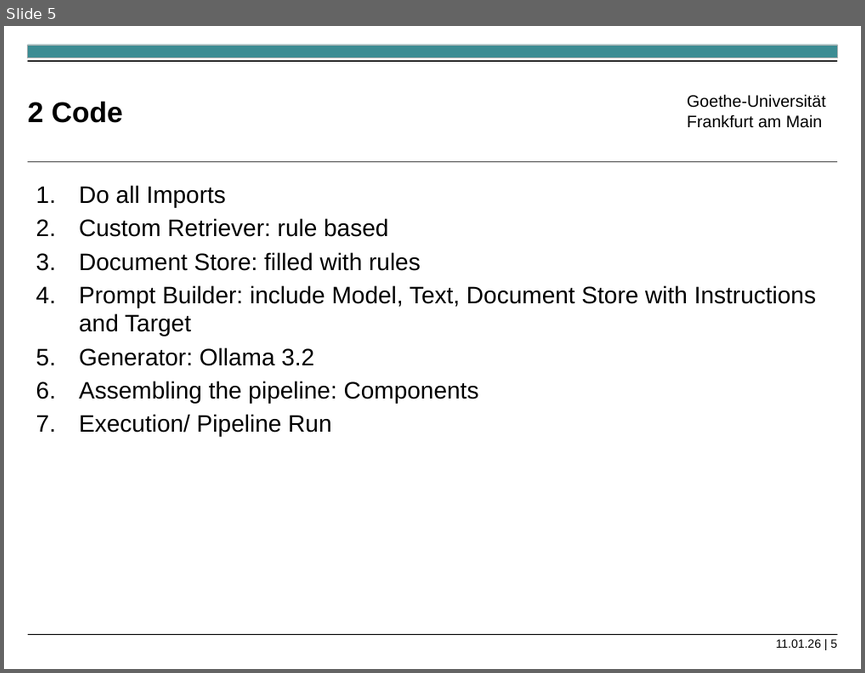
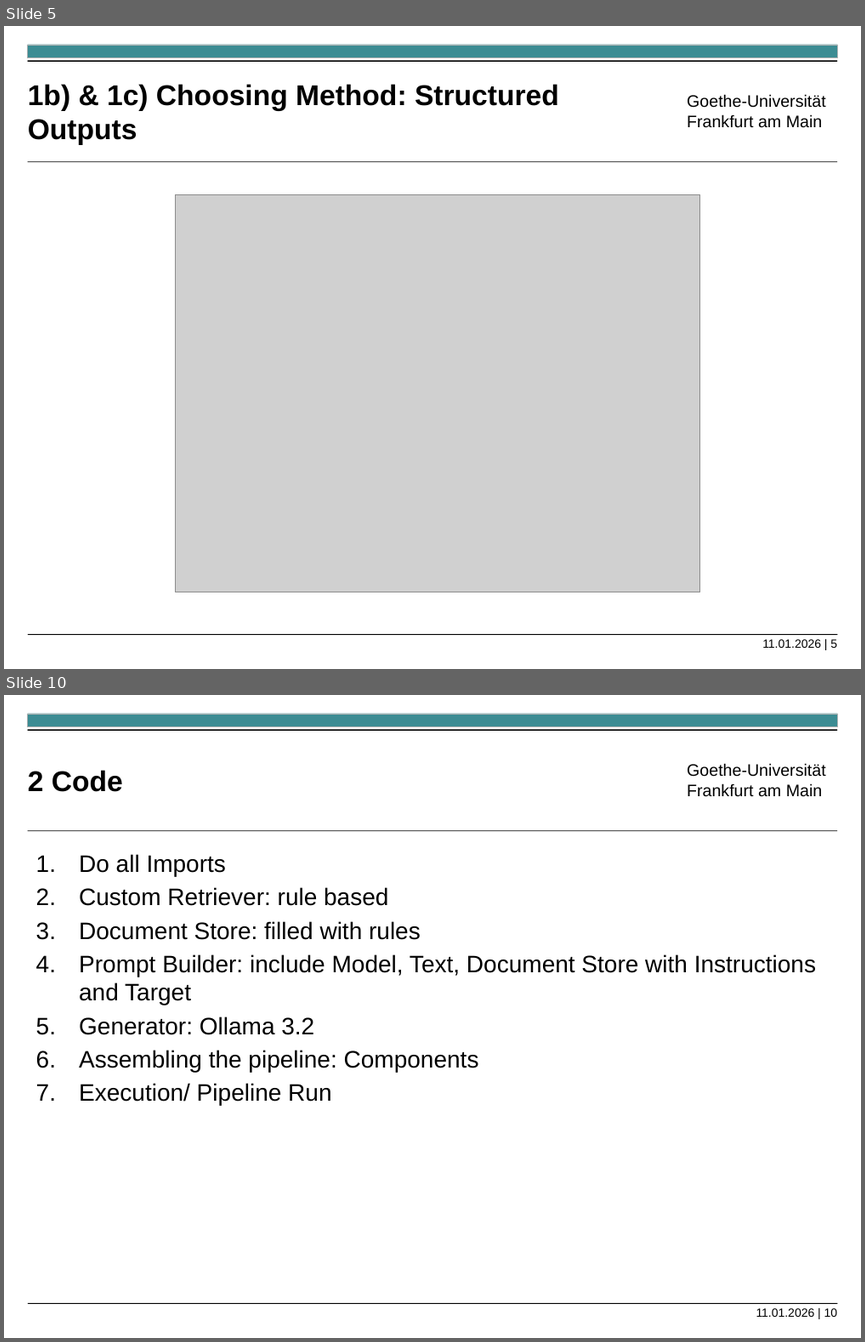
Before and after one commit to Luggashh/Praktikum-Wirtschaftsinformatik, a slide deck: Exercise 5/Excercise5_2_Presentation.pptx. Shown one above the other, each under a label of ours: slide 5 before the commit, slides 5 and 10 after it; the slides between them are not shown. The pictures are 865x673 and 865x1342 pixels, drawn with LibreOffice and Linux fonts; fonts in the diff are those of the drawing; grey boxes stand for pictures. Boxes give left, top, right and bottom in pixels: in the first picture for what was removed or moved away, otherwise in the second. Text is boxed around its words. In the diff, an @@ line names an element or a change of style, - is before the commit and + after.

```diff
--- a/Exercise 5/Excercise5_2_Presentation.pptx
+++ b/Exercise 5/Excercise5_2_Presentation.pptx
@@ slide 5 added at (4,26,861,669), background #FFFFFF; not listed: 5 template elements that a slide beside it also shows @@
@@ title added at (28,84,559,145), 24 pt, text #000000, bold @@
+1b) & 1c) Choosing Method: Structured Outputs
@@ picture added at (176,195,701,592) @@
@@ text added at (762,639,837,647), 10 pt, text #000000 @@
+11.01.2026 | 5
@@ what was slide 5 is now slide 10 @@
@@ text at (756,1308,838,1316): text changed @@
-11.01.26 | 5
+11.01.2026 | 10
```
Also in this commit, not shown: 6 slides changed, 11 other slides added.
